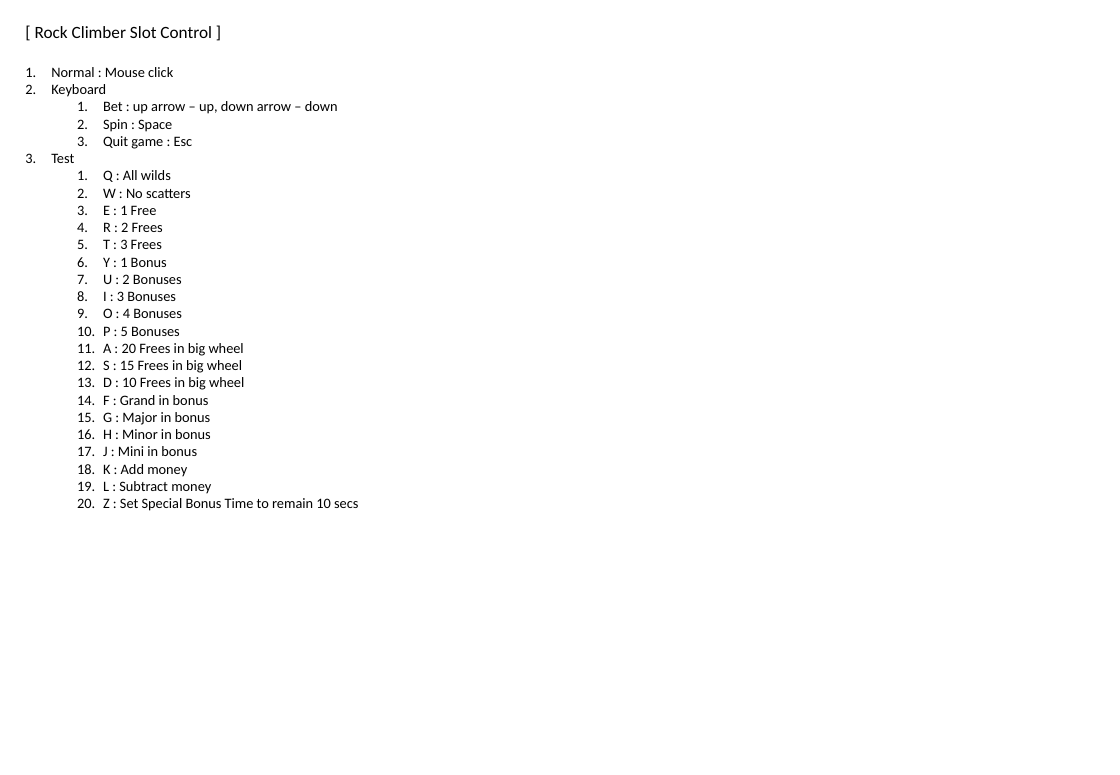
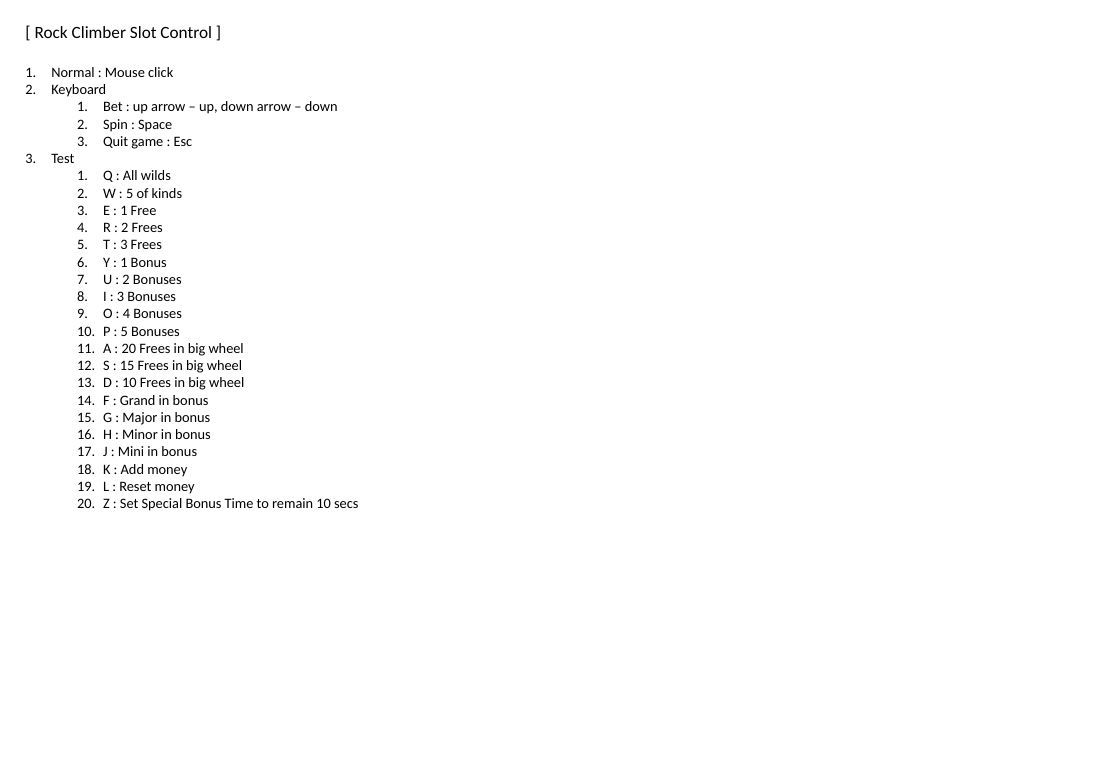
Before and after one commit to SuperVeigar/SlotMachine, a slide deck: slide 3 of 00_Documents/Proposal_RockCLimber.pptx. Drawn at 1120x775 pixels with LibreOffice and Linux fonts; fonts in the diff are those of the drawing. Boxes give left, top, right and bottom in pixels: in the first picture for what was removed or moved away, otherwise in the second. Text is boxed around its words. In the diff, an @@ line names an element or a change of style, - is before the commit and + after.

```diff
--- a/00_Documents/Proposal_RockCLimber.pptx
+++ b/00_Documents/Proposal_RockCLimber.pptx
@@ text at (103, 188, 182, 198): text changed @@
-  2. W : No scatters
+  2. W : 5 of kinds
@@ text at (103, 481, 195, 494): text changed @@
-  19. L : Subtract money
+  19. L : Reset money
```
Also in this commit, not shown: 1 other slide changed, 10 other files.
